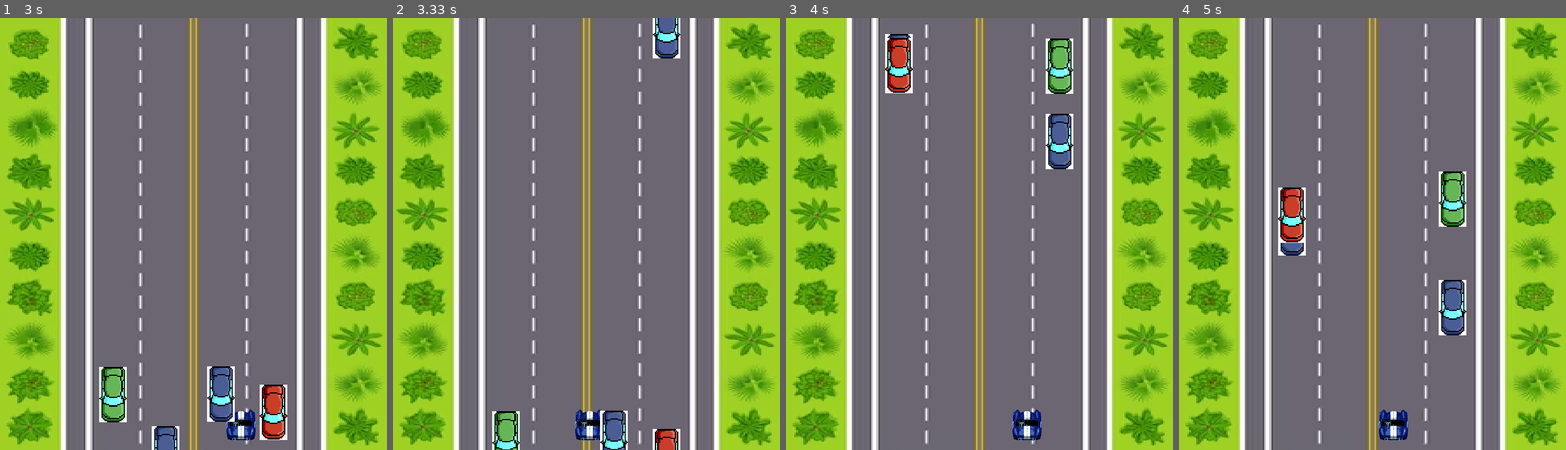
Above: before the commit, frames 1-4 (left to right).
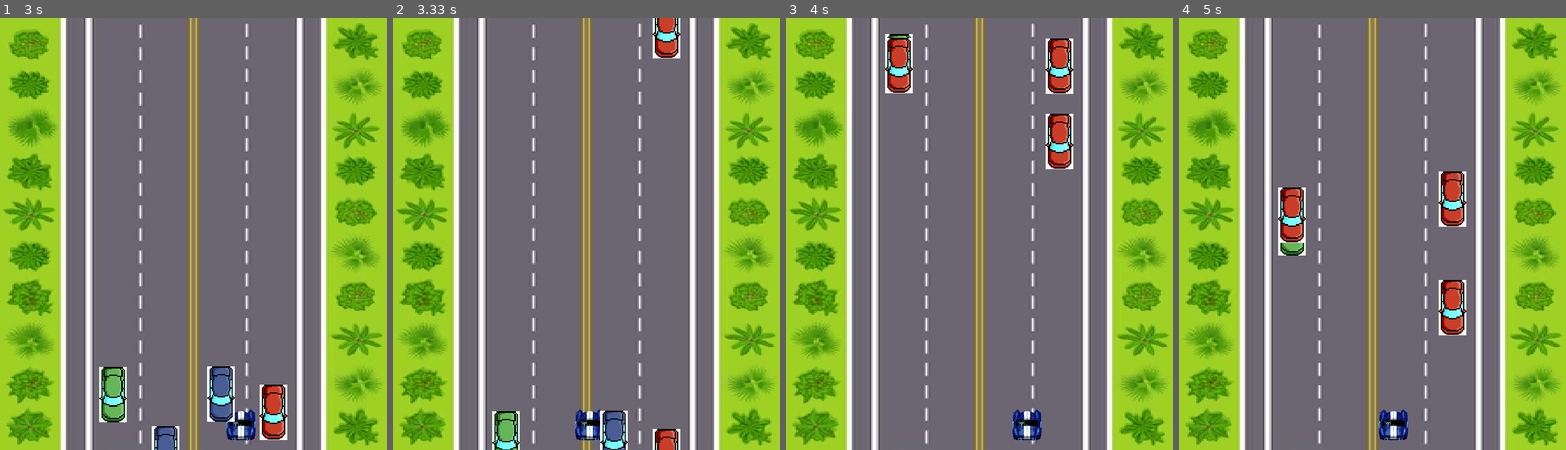
Above: after the commit, the same moments.

Repository: Bruno-Franzo/Pygame.carrinho
Game: pygame game, started from OJOGO.py
The game is run twice, just before and just after one commit, with the same random seed, the same clock (stepped at 60 frames per second) and the same inputs.
Inputs:
- Up to frame 1 (3 s): hold Right 0.33-0.8 s; hold Right 0.83-1.3 s; hold Left 1.33-1.87 s; hold Left 1.9-2.3 s; hold Right 2.33-2.97 s
- Up to frame 2 (3.33 s): hold Left from 3 s (still down)
- Up to frame 3 (4 s): release Left at 3.47 s; hold Right 3.5-3.97 s
- Up to frame 4 (5 s): hold Right 4-4.47 s; hold Left from 4.5 s (still down)

Frame 1 is identical in both runs. In frame 2, 0.4% of the frame differs, in the area x 67-75%, y 0-10%; in frame 3, 1.2%; in frame 4, 1.4%, in the area x 25-75%, y 35-74%.

Commit message:
copia do rua

Diff:
--- a/OJOGO.py
+++ b/OJOGO.py
@@ -70,6 +70,7 @@
 
         #caso chegue no final, volta e sorteia nova posicao
         if self.rect.top > HEIGHT:
+            self.image = random.choice([ini_vermelho,ini_azul,ini_verde])
             self.rect.x = random.choice(pixel_das_vias)
             self.rect.y = random.randint(-100, -50)
             self.speedy = random.randint(8, 10)
Binary file added: assets/img/Rua copy.png
